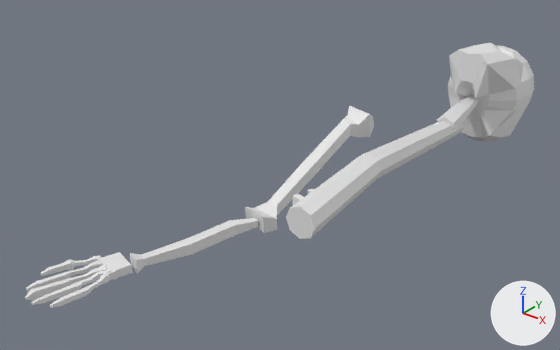
Renders of the Blender file assets/models/skeleton/skeleton.blend from each side of a commit.
Before and after are seen from a 50 mm lens placed at (1.364, -1.975, 1.276), pointed at (-0.377, 0.202, -0.074). Arrows for +X, +Y and +Z are at lower right; the lights stay in place. The first picture is the older version.

The first picture shows 'Humerus', 'IndexFinger', 'MiddleFinger', 'Neck', 'Palm', 'Pinky', 'RngFinger', 'Skull', 'Spine', 'Thumb', 'Ulna'.
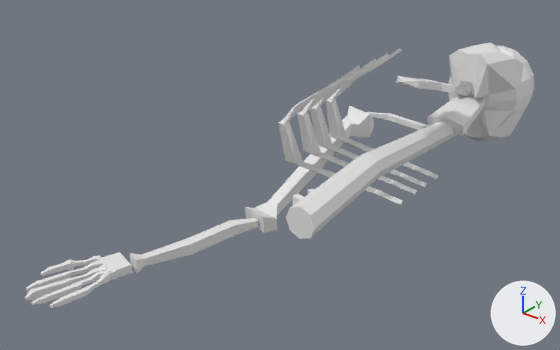
Commit message: Skeleton progress

Boxes [x1, y1, x2, y2] around the edits, measured in the pictures (560 x 350 px):
'LowerRib1', added: after [278, 66, 402, 205]
'LowerRib1.001', added: after [297, 58, 417, 194]
'Neck', rescaled: before [437, 95, 478, 130]; after [428, 94, 485, 135]
'LowerRib1.003', added: after [325, 47, 438, 179]
'LowerRib1.002', added: after [310, 54, 427, 187]
'RibcageFront', added: after [396, 76, 459, 93]
'CollarBone', added: after [366, 112, 429, 130]

Edits to the bpy script that builds the scene:
```text
Add me_cube_017:
    me_cube_017.from_pydata(...)  # 29 vertices, 24 faces; spans x -11.8..2.7, y -14.3..0.1, z -9.7..14.8
Add me_cube_013:
    me_cube_013.from_pydata(...)  # 24 vertices, 22 faces; spans x -1.65..1.28, y -5.98..1.03, z -1.0..1.0
Add me_cube_012:
    me_cube_012.from_pydata(...)  # 20 vertices, 18 faces; spans x -9.3..14.0, y -2.0..5.0, z -0.9..0.9
Change ob_neck:
    ob_neck.scale: (-0.0565, -0.0565, -0.0565) -> (-0.124, -0.0565, -0.0565)
Add ob_lowerrib1_003:
    ob_lowerrib1_003 = bpy.data.objects.new('LowerRib1.003', me_cube_017)
    ob_lowerrib1_003.location = (-0.282, 0.491, 0.032)
    ob_lowerrib1_003.rotation_euler = (0.463, 0.0, 0.0)  # degrees (27, 0, 0)
    ob_lowerrib1_003.scale = (-0.0243, -0.0243, -0.0243)
Add ob_lowerrib1_002:
    ob_lowerrib1_002 = bpy.data.objects.new('LowerRib1.002', me_cube_017.copy())
    ob_lowerrib1_002.location = (-0.282, 0.388, 0.032)
    ob_lowerrib1_002.rotation_euler = (0.463, 0.0, 0.0)  # degrees (27, 0, 0)
    ob_lowerrib1_002.scale = (-0.0243, -0.0243, -0.0243)
Add ob_lowerrib1_001:
    ob_lowerrib1_001 = bpy.data.objects.new('LowerRib1.001', me_cube_017.copy())
    ob_lowerrib1_001.location = (-0.282, 0.304, 0.032)
    ob_lowerrib1_001.rotation_euler = (0.463, 0.0, 0.0)  # degrees (27, 0, 0)
    ob_lowerrib1_001.scale = (-0.0243, -0.0243, -0.0243)
Add ob_lowerrib1:
    ob_lowerrib1 = bpy.data.objects.new('LowerRib1', me_cube_017.copy())
    ob_lowerrib1.location = (-0.282, 0.187, 0.032)
    ob_lowerrib1.rotation_euler = (0.463, 0.0, 0.0)  # degrees (27, 0, 0)
    ob_lowerrib1.scale = (-0.0243, -0.0243, -0.0243)
Add ob_ribcagefront:
    ob_ribcagefront = bpy.data.objects.new('RibcageFront', me_cube_013)
    ob_ribcagefront.location = (0.0, 0.781, 0.221)
    ob_ribcagefront.rotation_euler = (-0.321, 0.0, 0.0)  # degrees (-18, 0, 0)
    ob_ribcagefront.scale = (0.0527, 0.0527, 0.0143)
Add ob_collarbone:
    ob_collarbone = bpy.data.objects.new('CollarBone', me_cube_012)
    ob_collarbone.location = (-0.176, 0.846, 0.0)
    ob_collarbone.rotation_euler = (0.0, 0.0, -0.2)  # degrees (0, 0, -11)
    ob_collarbone.scale = (-0.0139, -0.0139, -0.0139)
```
